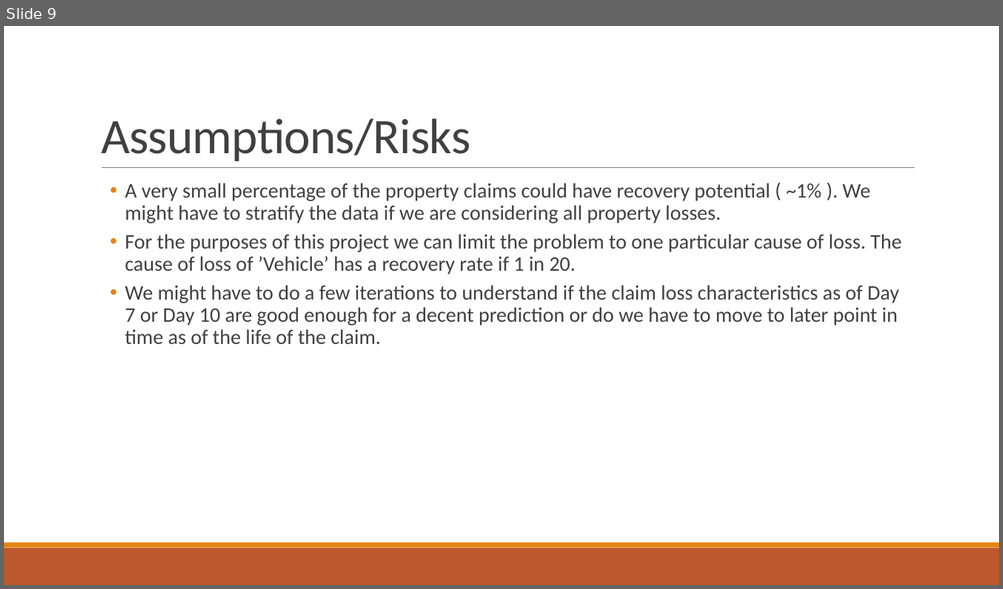
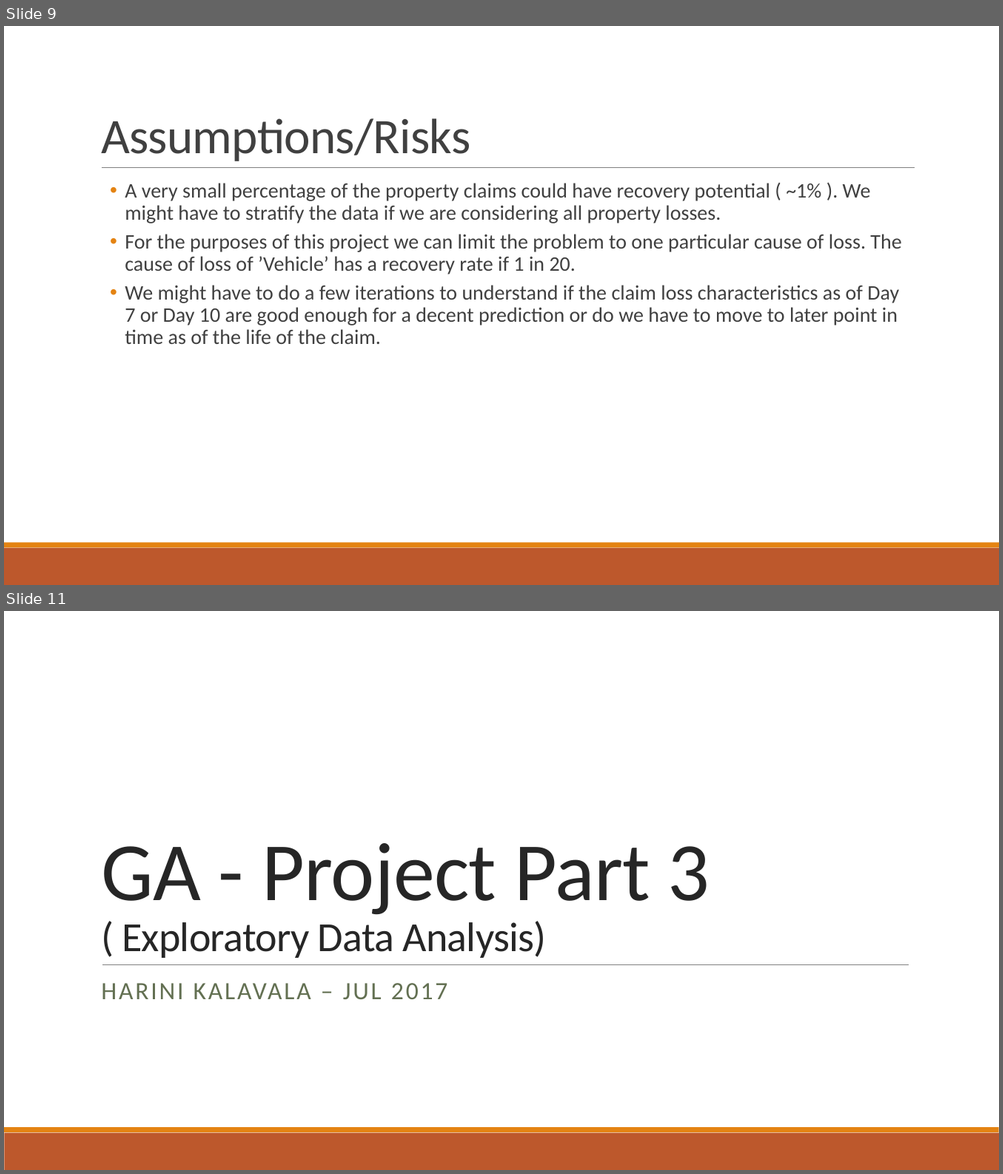
Before and after one commit to hkalavala/DS_SM_15_HK, a slide deck: projects/final-project/GA Project - HK.pptx. Shown one above the other, each under a label of ours: slide 9 before the commit, slides 9 and 11 after it; the slides between them are not shown. The pictures are 1003x589 and 1003x1174 pixels, drawn with LibreOffice and Linux fonts; fonts in the diff are those of the drawing. Boxes give left, top, right and bottom in pixels: in the first picture for what was removed or moved away, otherwise in the second. Text is boxed around its words. In the diff, an @@ line names an element or a change of style, - is before the commit and + after.

```diff
--- a/projects/final-project/GA Project - HK.pptx
+++ b/projects/final-project/GA Project - HK.pptx
@@ slide 11 added at (4,611,999,1170), background #FFFFFF; not listed: 2 template elements that a slide beside it also shows @@
@@ title added at (101,843,710,958), 40 pt, text #262626 @@
+GA - Project Part 3
+( Exploratory Data Analysis)
@@ line added from (102, 965) to (908, 965), #808080 0.5 pt @@
@@ subtitle added at (101,983,448,999), 24 pt, text #637052 @@
+HARINI KALAVALA – JUL 2017
```
Also in this commit, not shown: 1 slide changed, 8 other slides added, 1 other file.
